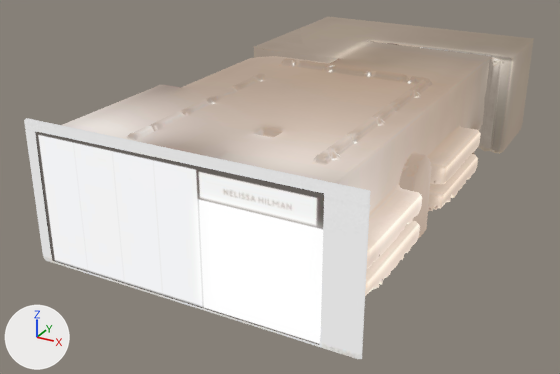
The glTF model public/assets/dollhouse.gltf as it was, and as the next commit left it.
Rendered twice from a 50 mm camera at (23.86, -8.86, 8.53) aimed at (14.63, 7.93, 0.13). Arrows for +X, +Y and +Z are at lower left; the lights stay in place.

Objects in the first picture: 'dollhouse'.
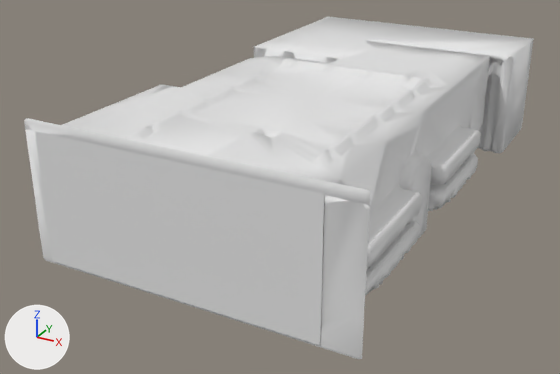
Pixel boxes (x1, y1, x2, y2) of what changed, in the pictures (560 x 374 px):
'dollhouse', recoloured
    both: (24, 17, 534, 359)

The change, as a diff of the scene's bpy script:
```diff
--- a/public/assets/dollhouse.gltf.py
+++ b/public/assets/dollhouse.gltf.py
@@ me_dollhouse @@
 me_dollhouse.from_pydata(...)  # 7176 vertices, 14308 faces; spans x 11.66..19.49, y 2.15..16.21, z -0.11..3.3
-me_dollhouse.materials.append(mat_dollhouse_mtl)
```
